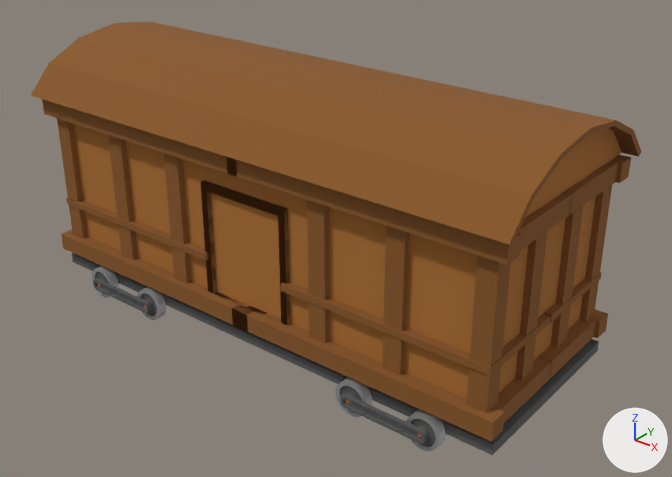
The glTF model gamejamplus/objects/train/resources/pig_container.glb: old version first, new version second.
Before and after are seen from a 50 mm lens placed at (10.55, -12.44, 9.68), pointed at (0.57, 0.04, 1.94). The lights are fixed; the arrows at lower right show +X, +Y and +Z.

The scene before the commit, as lines of its bpy script (objects in view):
```python
ob_base = bpy.data.objects.new('Base', me_cube_001)
ob_base.location = (0.0, 0.0, 0.0)
ob_pigcontainer = bpy.data.objects.new('PigContainer', me_cylinder_004)
ob_pigcontainer.location = (0.0, 0.0, 0.0)
ob_pigcontainer.rotation_euler = (0.0, 1.571, 0.0)  # degrees (0, 90, 0)
ob_wheel_2 = bpy.data.objects.new('Wheel_2', me_cylinder_007)
ob_wheel_2.parent = ob_wheels
ob_wheel_2.location = (0.0, 0.0, 0.0)
ob_wheel_3 = bpy.data.objects.new('Wheel_3', me_cylinder_008)
ob_wheel_3.parent = ob_wheels
ob_wheel_3.location = (0.0, 0.0, 0.0)
ob_wheel_6 = bpy.data.objects.new('Wheel_6', me_cylinder_011)
ob_wheel_6.parent = ob_wheels
ob_wheel_6.location = (0.0, 0.0, 0.0)
ob_wheel_7 = bpy.data.objects.new('Wheel_7', me_cylinder_012)
ob_wheel_7.parent = ob_wheels
ob_wheel_7.location = (0.0, 0.0, 0.0)
ob_wheelconector = bpy.data.objects.new('WheelConector', me_cube_003)
ob_wheelconector.location = (0.0, 0.0, 0.0)
ob_wheels = bpy.data.objects.new('Wheels', None)
ob_wheels.location = (0.0, 0.0, 0.0)
```
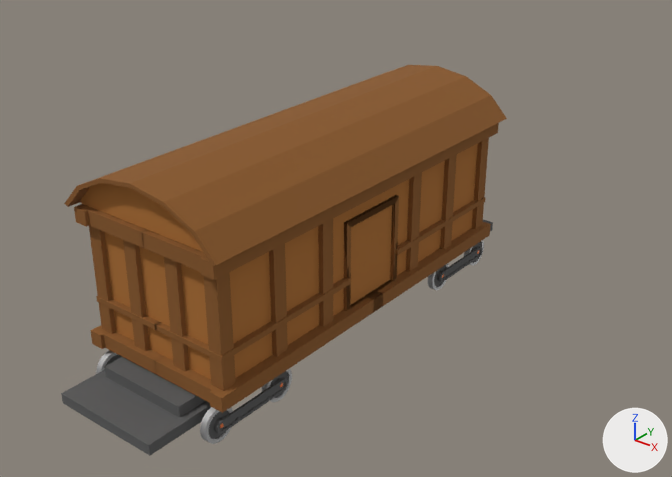
ob_wheels is not drawn itself; it is the parent of ob_wheel_0, ob_wheel_1, ob_wheel_2, ob_wheel_3, ob_wheel_4, ob_wheel_5, ob_wheel_6, ob_wheel_7.

What the commit changed:
Object 'Base' (ob_base) turns from (0, 0, 0) to (0, 0, 90) degrees about x, y and z.
Object 'Base' (ob_base) is rescaled from (1.0, 1.0, 1.0) to (1.0, 0.574, 1.0).
Object 'WheelConector' (ob_wheelconector) turns from (0, 0, 0) to (0, 0, 90) degrees about x, y and z.
Object 'WheelConector' (ob_wheelconector) is rescaled from (1.0, 1.0, 1.0) to (1.0, 0.649, 1.0).
Object 'PigContainer' (ob_pigcontainer) moves from (0.0, 0.0, 0.0) to (0.0, 0.0, 0.21).
Object 'PigContainer' (ob_pigcontainer) turns from (0, 90, 0) to (90, 90, 0) degrees about x, y and z.
Object 'PigContainer' (ob_pigcontainer) is rescaled from (1.0, 1.0, 1.0) to (0.786, 0.786, 0.786).
Object 'Wheels' (ob_wheels) turns from (0, 0, 0) to (0, 0, 90) degrees about x, y and z.
Object 'Wheel_2' (ob_wheel_2) is rescaled from (1.0, 1.0, 1.0) to (1.0, 0.649, 1.0).
Object 'Wheel_3' (ob_wheel_3) is rescaled from (1.0, 1.0, 1.0) to (1.0, 0.649, 1.0).
Object 'Wheel_6' (ob_wheel_6) is rescaled from (1.0, 1.0, 1.0) to (1.0, 0.649, 1.0).
Object 'Wheel_7' (ob_wheel_7) is rescaled from (1.0, 1.0, 1.0) to (1.0, 0.649, 1.0).

Pixel boxes (x1, y1, x2, y2) of what changed, in the pictures (672 x 477 px):
'PigContainer', moved, turned, rescaled
    before: (31, 21, 641, 441)
    after: (64, 65, 507, 413)
'Base', turned, rescaled
    before: (72, 253, 599, 455)
    after: (61, 220, 493, 456)
'WheelConector', turned, rescaled
    before: (93, 278, 427, 444)
    after: (216, 246, 482, 434)
'Wheel_6', turned, rescaled
    before: (406, 410, 446, 451)
    after: (464, 240, 484, 266)
'Wheel_3', turned, rescaled
    before: (92, 266, 119, 298)
    after: (200, 407, 233, 444)
'Wheel_7', turned, rescaled
    before: (335, 377, 373, 417)
    after: (428, 263, 449, 290)
'Wheel_2', turned, rescaled
    before: (137, 287, 166, 320)
    after: (262, 368, 292, 402)
'Wheel_1', turned (not visible before)
    after: (96, 350, 122, 374)
